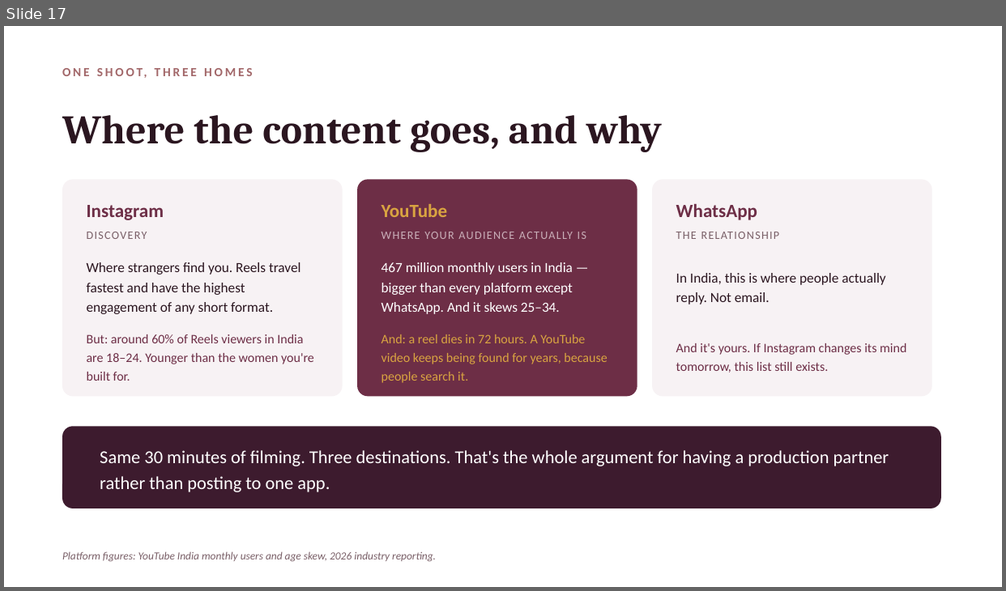
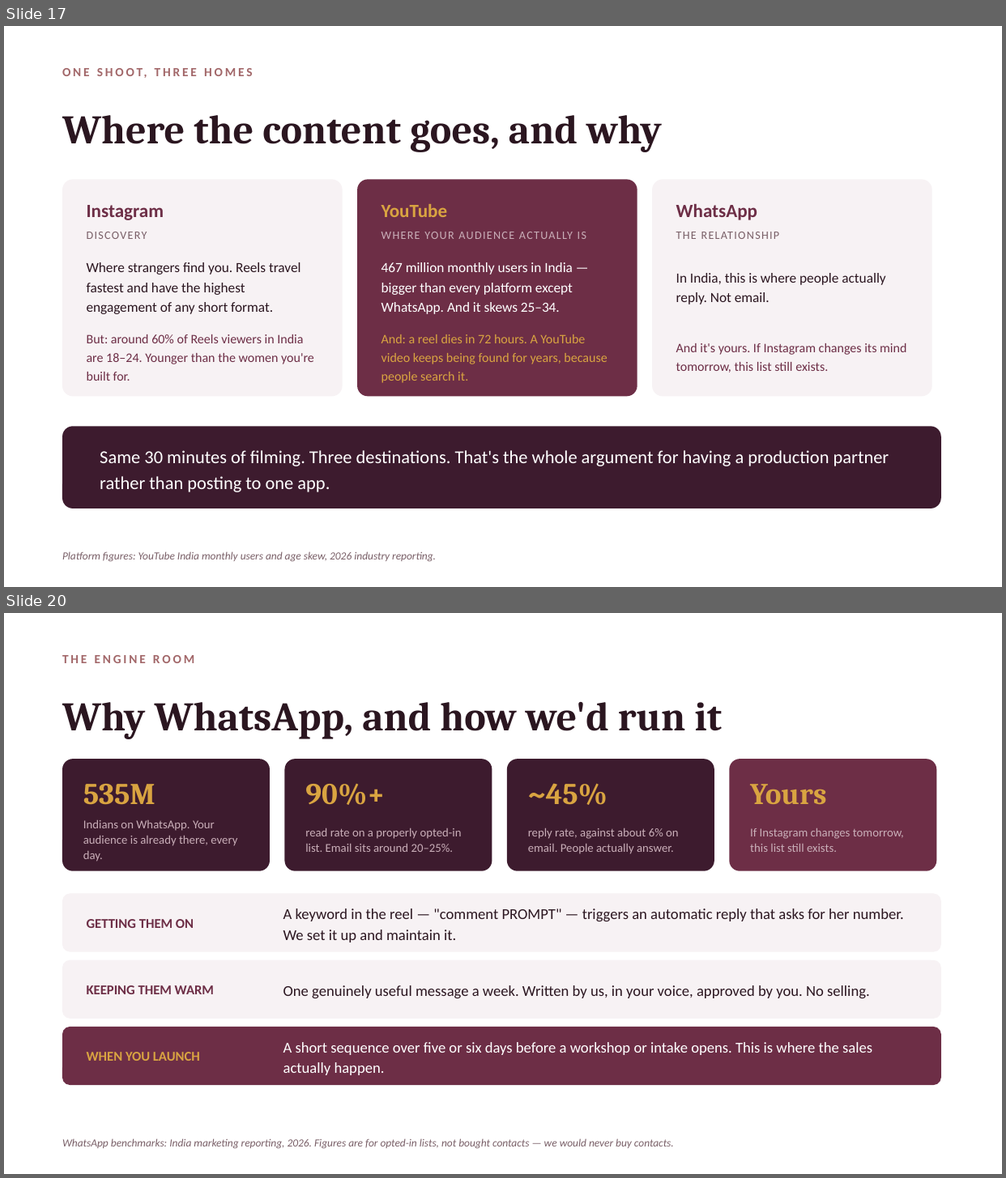
Before and after one commit to productionxin/Assets, a slide deck: clients/juhi-agarwal-nexther/neXtHer-What-I-Found.pptx. Shown one above the other, each under a label of ours: slide 17 before the commit, slides 17 and 20 after it; the slides between them are not shown. The pictures are 1006x591 and 1006x1178 pixels, drawn with LibreOffice and Linux fonts; fonts in the diff are those of the drawing. Boxes give left, top, right and bottom in pixels: in the first picture for what was removed or moved away, otherwise in the second. Text is boxed around its words. In the diff, an @@ line names an element or a change of style, - is before the commit and + after.

```diff
--- a/clients/juhi-agarwal-nexther/neXtHer-What-I-Found.pptx
+++ b/clients/juhi-agarwal-nexther/neXtHer-What-I-Found.pptx
@@ slide 20 added at [4, 613, 1002, 1174], background #FFFFFF @@
@@ text added at [62, 655, 194, 663], 12 pt, text #A26769, bold @@
+THE ENGINE ROOM
@@ text added at [62, 702, 722, 739], 39 pt, text #2B1620, bold @@
+Why WhatsApp, and how we'd run it
@@ rounded rectangle added at [62, 759, 270, 871], fill #3D1B2E @@
@@ rounded rectangle added at [285, 759, 492, 871], fill #3D1B2E @@
@@ rounded rectangle added at [507, 759, 714, 871], fill #3D1B2E @@
@@ rounded rectangle added at [730, 759, 937, 871], fill #6D2E46 @@
@@ text added at [83, 784, 155, 805], 29 pt, text #D9A441, bold @@
+535M
@@ text added at [305, 784, 385, 805], 29 pt, text #D9A441, bold @@
+90%+
@@ text added at [528, 783, 607, 805], 29 pt, text #D9A441, bold @@
+~45%
@@ text added at [750, 784, 826, 804], 29 pt, text #D9A441, bold @@
+Yours
@@ text added at [83, 820, 237, 862], 11.5 pt, text #C9AEB8 @@
+Indians on WhatsApp. Your audience is already there, every day.
@@ text added at [305, 828, 462, 852], 11.5 pt, text #C9AEB8 @@
+read rate on a properly opted-in list. Email sits around 20–25%.
@@ text added at [528, 828, 679, 854], 11.5 pt, text #C9AEB8 @@
+reply rate, against about 6% on email. People actually answer.
@@ text added at [750, 828, 904, 852], 11.5 pt, text #C9AEB8 @@
+If Instagram changes tomorrow, this list still exists.
@@ rounded rectangle added at [62, 894, 941, 952], fill #F7F2F4 @@
@@ text added at [87, 919, 194, 928], 13 pt, text #6D2E46, bold @@
+GETTING THEM ON
@@ text added at [283, 909, 904, 943], 14.5 pt, text #2B1620 @@
+A keyword in the reel — "comment PROMPT" — triggers an automatic reply that asks for her number. We set it up and maintain it.
@@ rounded rectangle added at [62, 960, 941, 1019], fill #F7F2F4 @@
@@ text added at [87, 986, 214, 995], 13 pt, text #6D2E46, bold @@
+KEEPING THEM WARM
@@ text added at [283, 986, 870, 999], 14.5 pt, text #2B1620 @@
+One genuinely useful message a week. Written by us, in your voice, approved by you. No selling.
@@ rounded rectangle added at [62, 1027, 941, 1085], fill #6D2E46 @@
@@ text added at [283, 1042, 872, 1076], 14.5 pt, text #FFFFFF @@
+A short sequence over five or six days before a workshop or intake opens. This is where the sales actually happen.
@@ text added at [87, 1052, 200, 1061], 13 pt, text #D9A441, bold @@
+WHEN YOU LAUNCH
@@ text added at [62, 1139, 674, 1149], 10.5 pt, text #7A6068, italic @@
+WhatsApp benchmarks: India marketing reporting, 2026. Figures are for opted-in lists, not bought contacts — we would never buy contacts.
```
Also in this commit, not shown: 2 other slides added, 4 other files.
